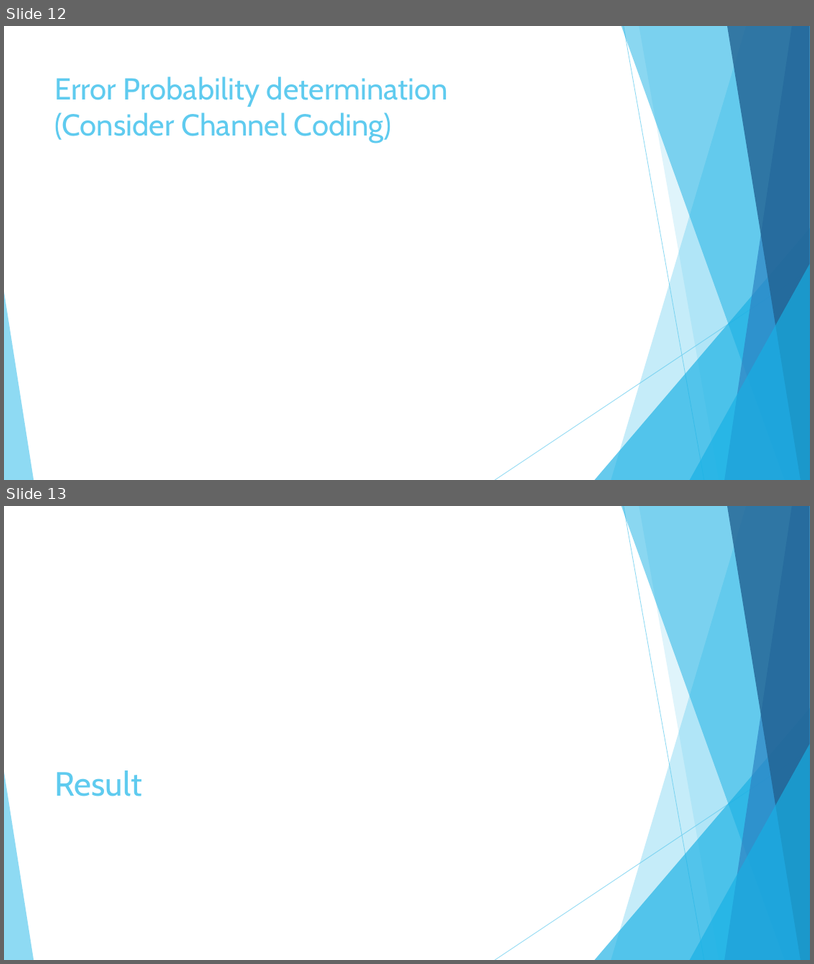
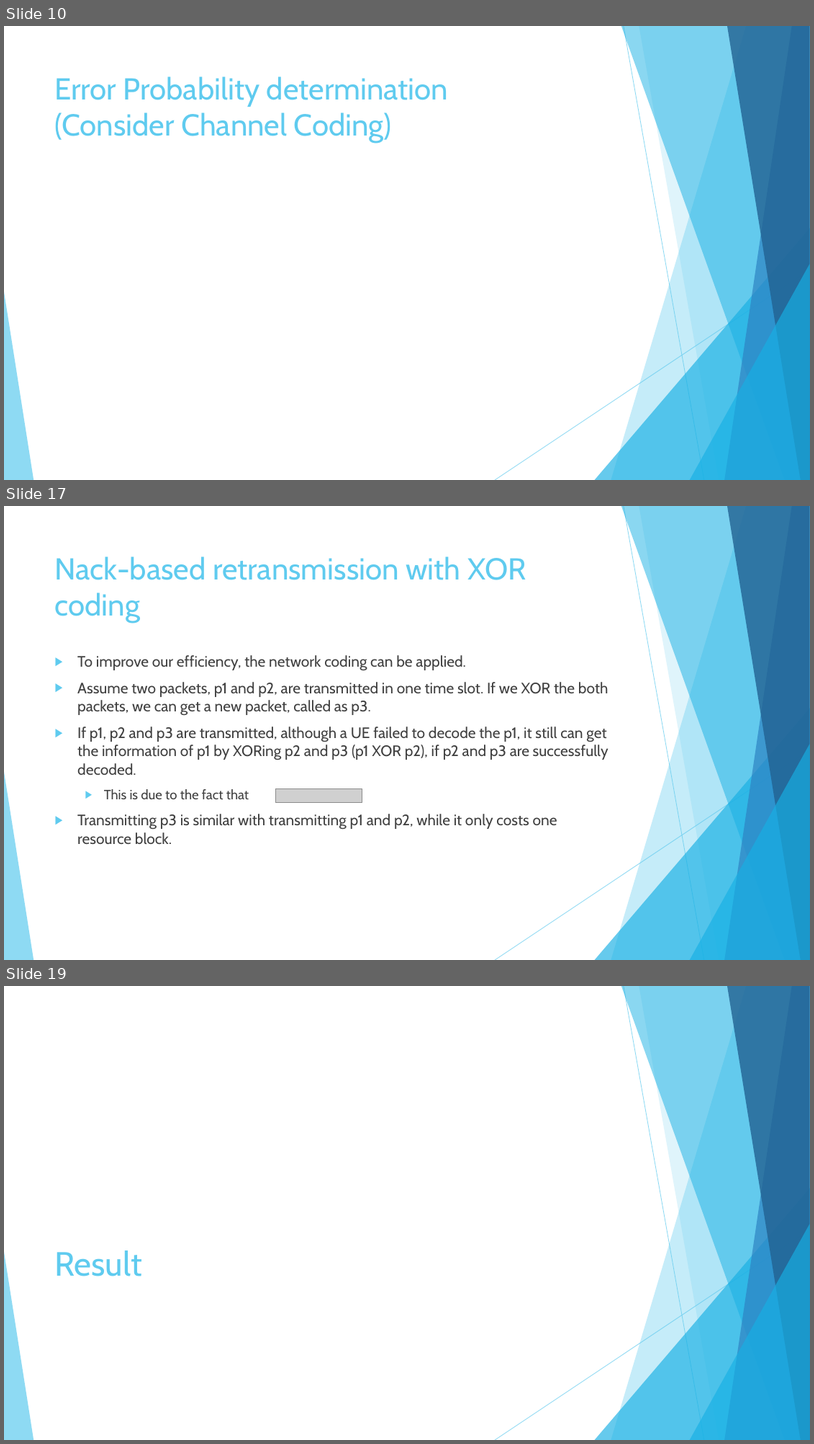
Before and after one commit to hungchun0201/Reliable_multicast_simulation, a slide deck: Final_project_reliable_multicast_retransmission_scheme.pptx. Shown one above the other, each under a label of ours: slides 12 and 13 before the commit, slides 10, 17 and 19 after it; the slides between them are not shown. The pictures are 814x964 and 814x1444 pixels, drawn with LibreOffice and Linux fonts; fonts in the diff are those of the drawing; grey boxes stand for pictures. Boxes give left, top, right and bottom in pixels: in the first picture for what was removed or moved away, otherwise in the second. Text is boxed around its words. In the diff, an @@ line names an element or a change of style, - is before the commit and + after.

```diff
--- a/Final_project_reliable_multicast_retransmission_scheme.pptx
+++ b/Final_project_reliable_multicast_retransmission_scheme.pptx
@@ slide 17 added at (x1=4, y1=506, x2=810, y2=960), background #FFFFFF; not listed: 10 template elements that a slide beside it also shows @@
@@ title added at (x1=55, y1=556, x2=527, y2=623), 36 pt, text #5FCBEF @@
+Nack-based retransmission with XOR coding
@@ text added at (x1=77, y1=655, x2=609, y2=844), 18 pt, text #404040 @@
+▶ To improve our efficiency, the network coding can be applied.
+▶ Assume two packets, p1 and p2, are transmitted in one time slot. If we XOR the both packets, we can get a new packet, called as p3.
+▶ If p1, p2 and p3 are transmitted, although a UE failed to decode the p1, it still can get the information of p1 by XORing p2 and p3 (p1 XOR p2), if p2 and p3 are successfully decoded.
+  ▶ This is due to the fact that
+▶ Transmitting p3 is similar with transmitting p1 and p2, while it only costs one resource block.
@@ picture added at (x1=276, y1=789, x2=362, y2=803) @@
@@ what was slide 12 is now slide 10 @@
@@ what was slide 13 is now slide 19 @@
```
Also in this commit, not shown: 6 slides changed, 12 other slides added, 3 slides removed, 10 other files.
